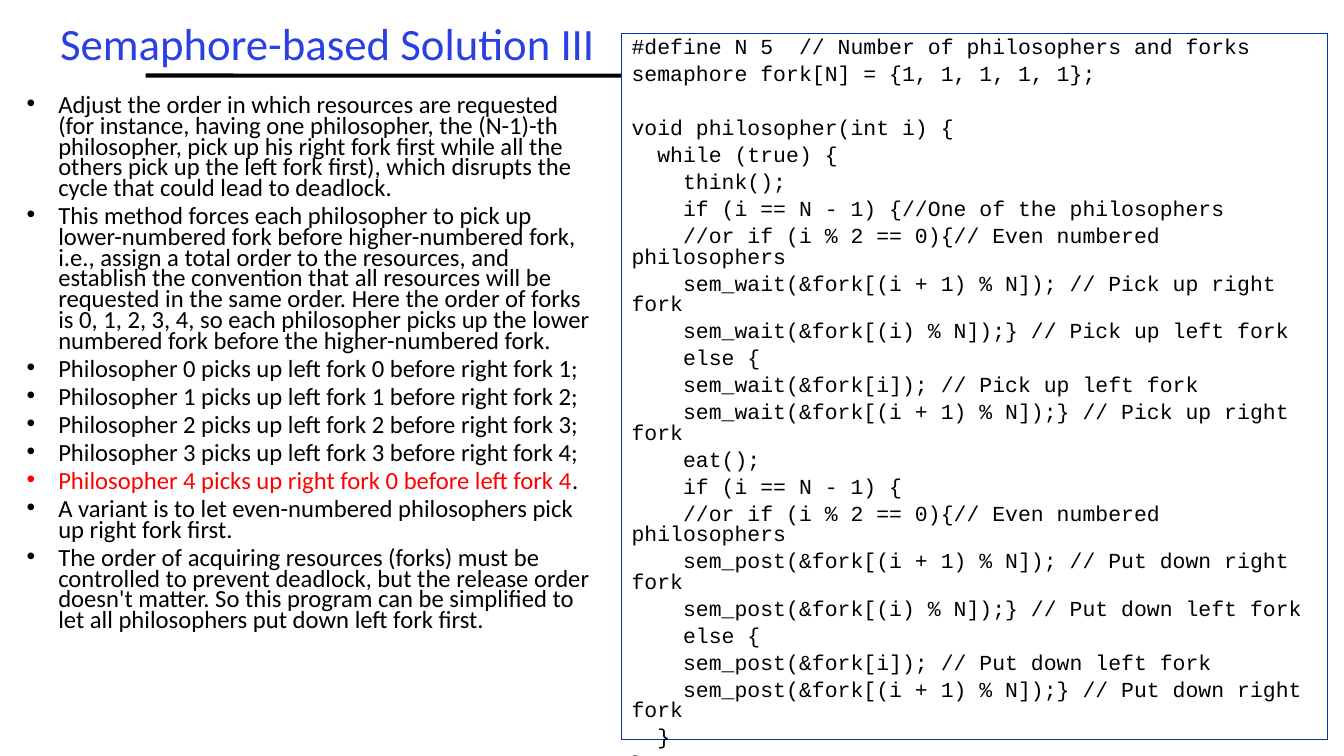
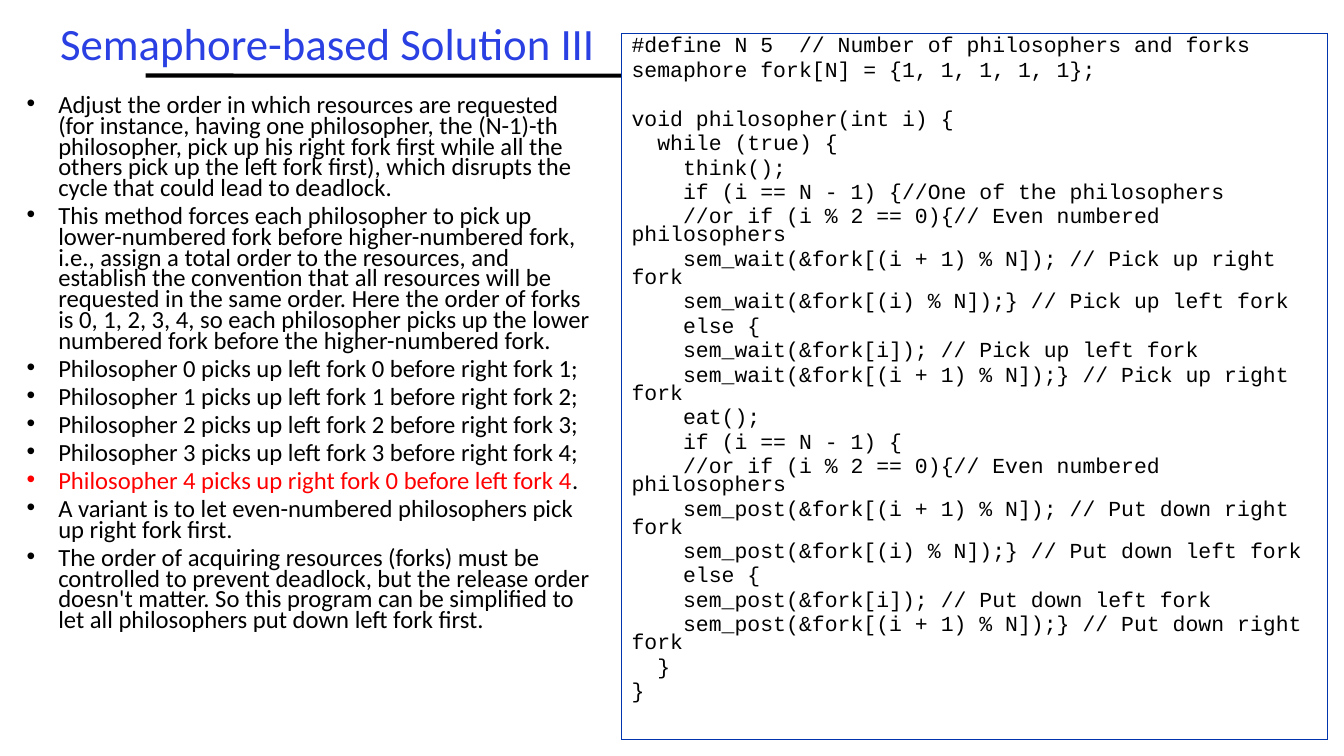
Before and after one commit to guhofstra/CSC112Fa26, a slide deck: slide 50 of PPTs/L3-Synchronization.pptx. Drawn at 1344x756 pixels with LibreOffice and Linux fonts; fonts in the diff are those of the drawing. Boxes give left, top, right and bottom in pixels: in the first picture for what was removed or moved away, otherwise in the second. Text is boxed around its words. In the diff, an @@ line names an element or a change of style, - is before the commit and + after.

```diff
--- a/PPTs/L3-Synchronization.pptx
+++ b/PPTs/L3-Synchronization.pptx
@@ rectangle "#define N 5 // Number ..." at [622,33,1328,739]: line spacing 0.8 to 0.7 @@
```
Also in this commit, not shown: 4 other slides changed, 1 other file.
